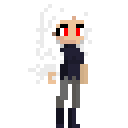
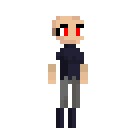
Revision of a layered 128×128 image; what changed, layer by layer:
hid "Hair" over [28, 4, 92, 84]
painted on "Clothes copy" over [48, 48, 80, 128]
painted on "Body copy" over [52, 48, 88, 128]
